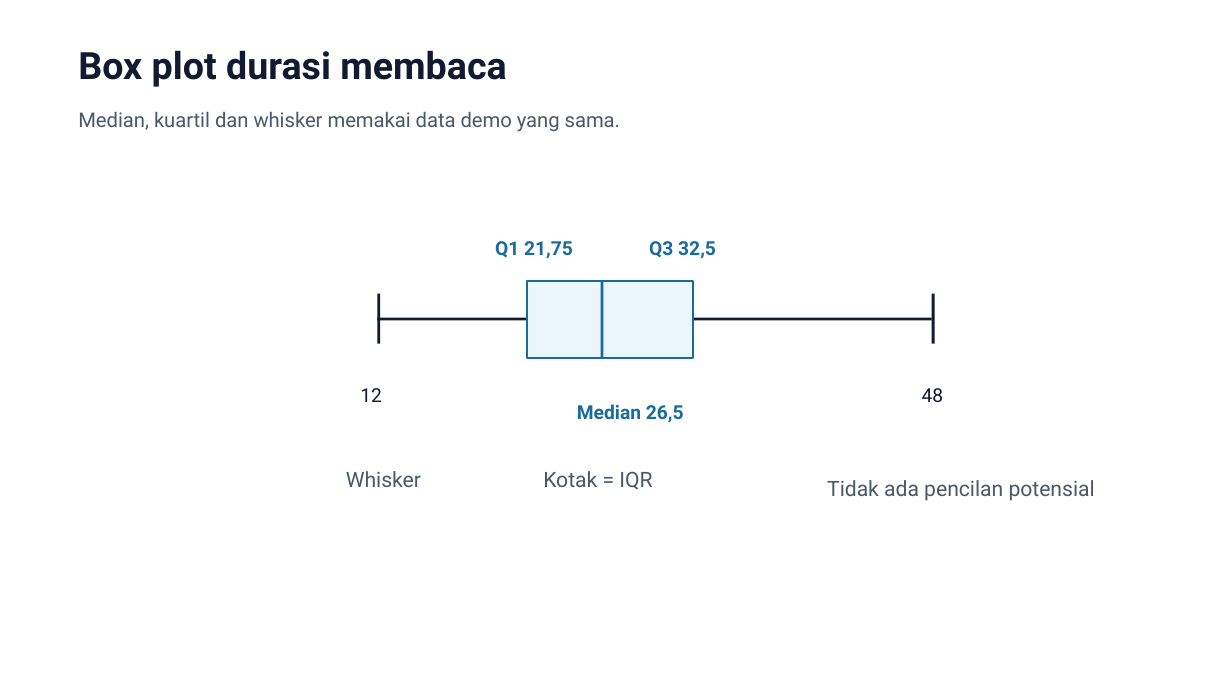
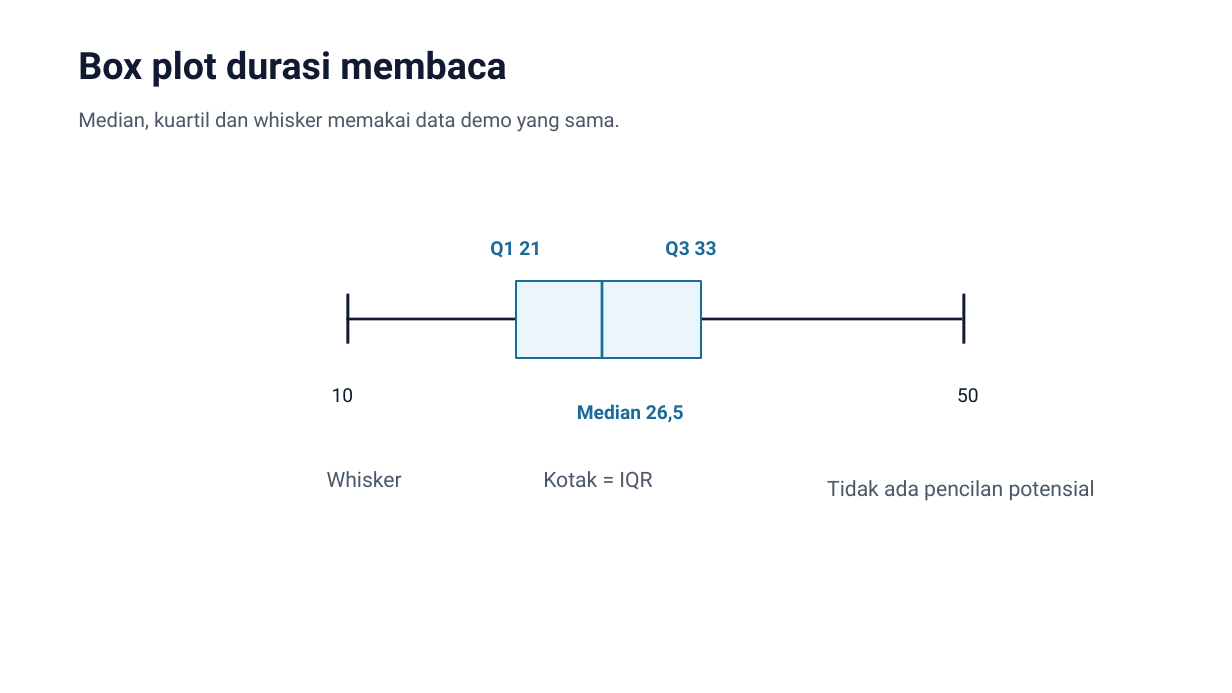
Before and after one commit to daf2a/course, a slide deck: slide 14 of level-03/04-histogram-dan-box-plot/slide/Histogram_dan_Box_Plot_final.pptx. Drawn at 1232x693 pixels with LibreOffice and Linux fonts; fonts in the diff are those of the drawing. Boxes give left, top, right and bottom in pixels: in the first picture for what was removed or moved away, otherwise in the second. Text is boxed around its words. In the diff, an @@ line names an element or a change of style, - is before the commit and + after.

```diff
--- a/level-03/04-histogram-dan-box-plot/slide/Histogram_dan_Box_Plot_final.pptx
+++ b/level-03/04-histogram-dan-box-plot/slide/Histogram_dan_Box_Plot_final.pptx
@@ text at [490, 241, 541, 258]: text changed @@
-Q1 21,75
+Q1 21
@@ text at [665, 241, 717, 258]: text changed @@
-Q3 32,5
+Q3 33
@@ rectangle: place and size @@
-rectangle at [377, 294, 380, 344]
+rectangle at [347, 294, 349, 344]
@@ rectangle: place and size @@
-rectangle at [528, 281, 693, 358]
+rectangle at [516, 281, 701, 358]
@@ rectangle: place and size @@
-rectangle at [932, 294, 934, 344]
+rectangle at [963, 294, 966, 344]
@@ rectangle: place and size @@
-rectangle at [377, 318, 932, 321]
+rectangle at [347, 318, 963, 321]
@@ text at [332, 388, 354, 402]: text changed @@
-12
+10
@@ text at [957, 388, 979, 402]: text changed @@
-48
+50
@@ text "Whisker": place and size @@
-text "Whisker" at [346, 471, 421, 487]
+text "Whisker" at [327, 471, 402, 487]
```
Also in this commit, not shown: 7 other slides changed, 2 slides added, 2 slides removed, 2 other files.
